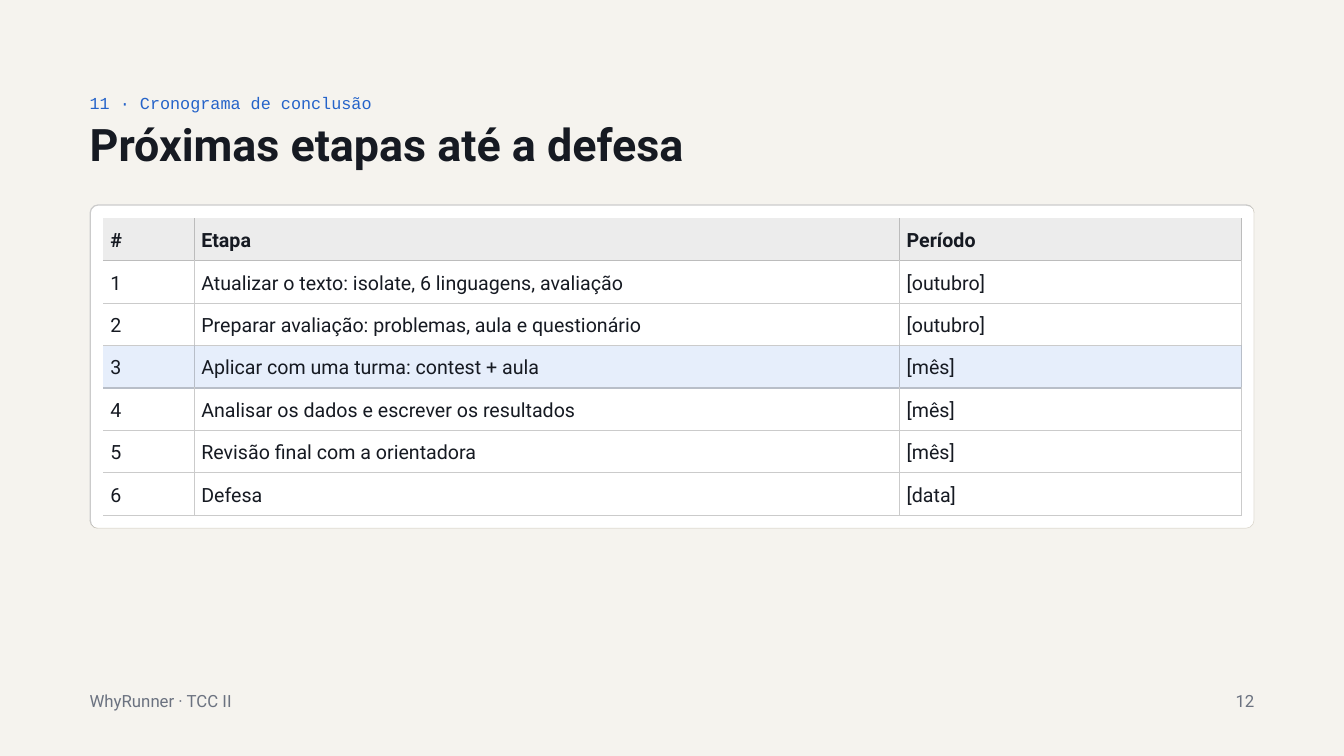
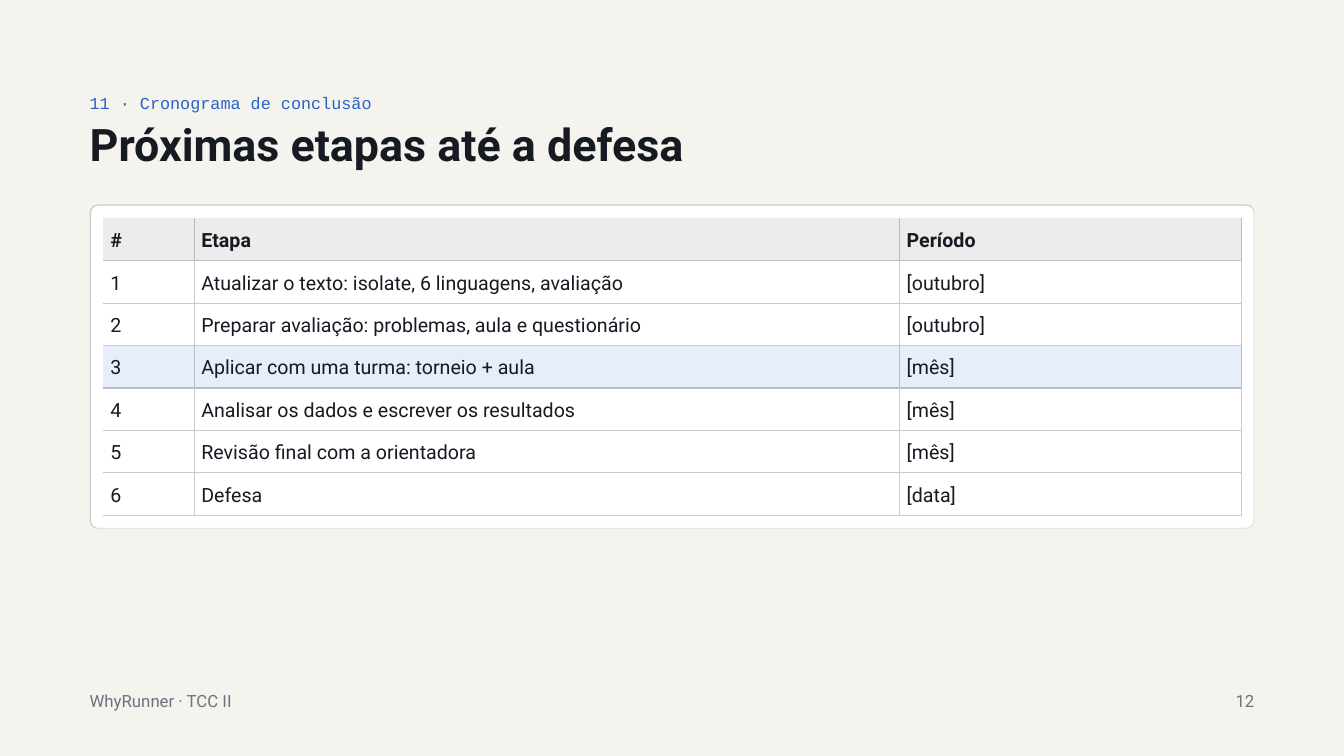
Before and after one commit to whowon2/why-runner, a slide deck: slide 12 of WhyRunner — Apresentação Parcial TCC II.pptx. Drawn at 1344x756 pixels with LibreOffice and Linux fonts; fonts in the diff are those of the drawing. Boxes give left, top, right and bottom in pixels: in the first picture for what was removed or moved away, otherwise in the second. Text is boxed around its words. In the diff, an @@ line names an element or a change of style, - is before the commit and + after.

```diff
--- a/WhyRunner — Apresentação Parcial TCC II.pptx
+++ b/WhyRunner — Apresentação Parcial TCC II.pptx
@@ table at (104,219,1242,516) @@
-row 4, column 2: Aplicar com uma turma: contest + aula
+row 4, column 2: Aplicar com uma turma: torneio + aula
```
Also in this commit, not shown: 6 other slides changed, 2 other files.
